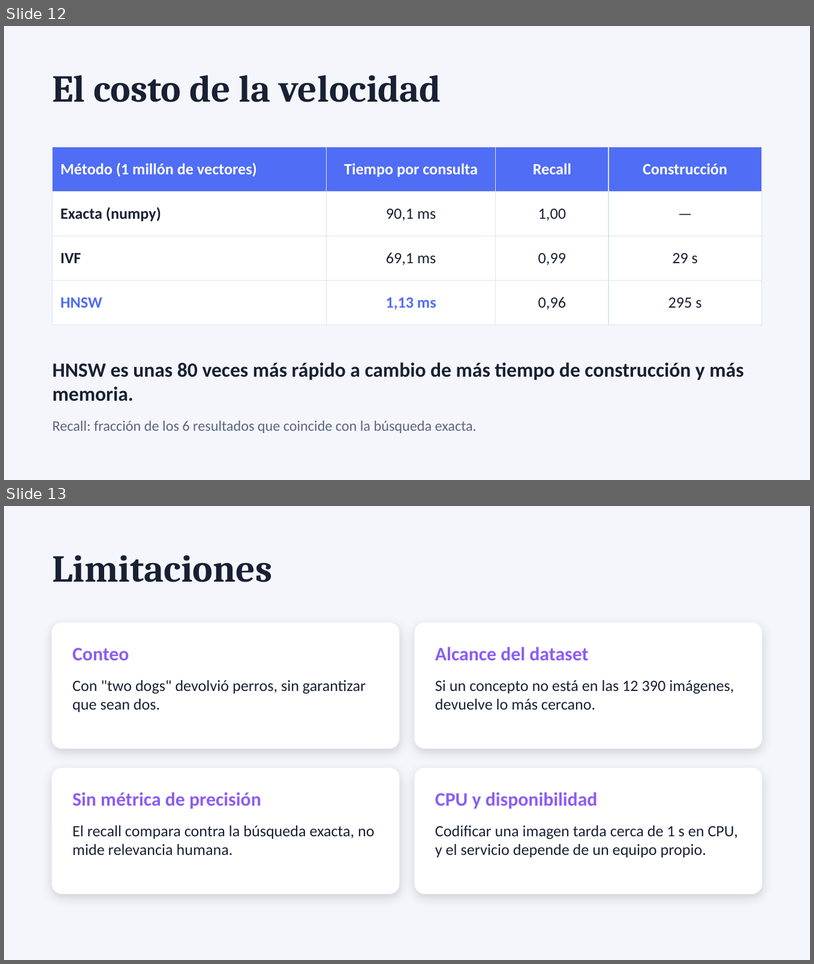
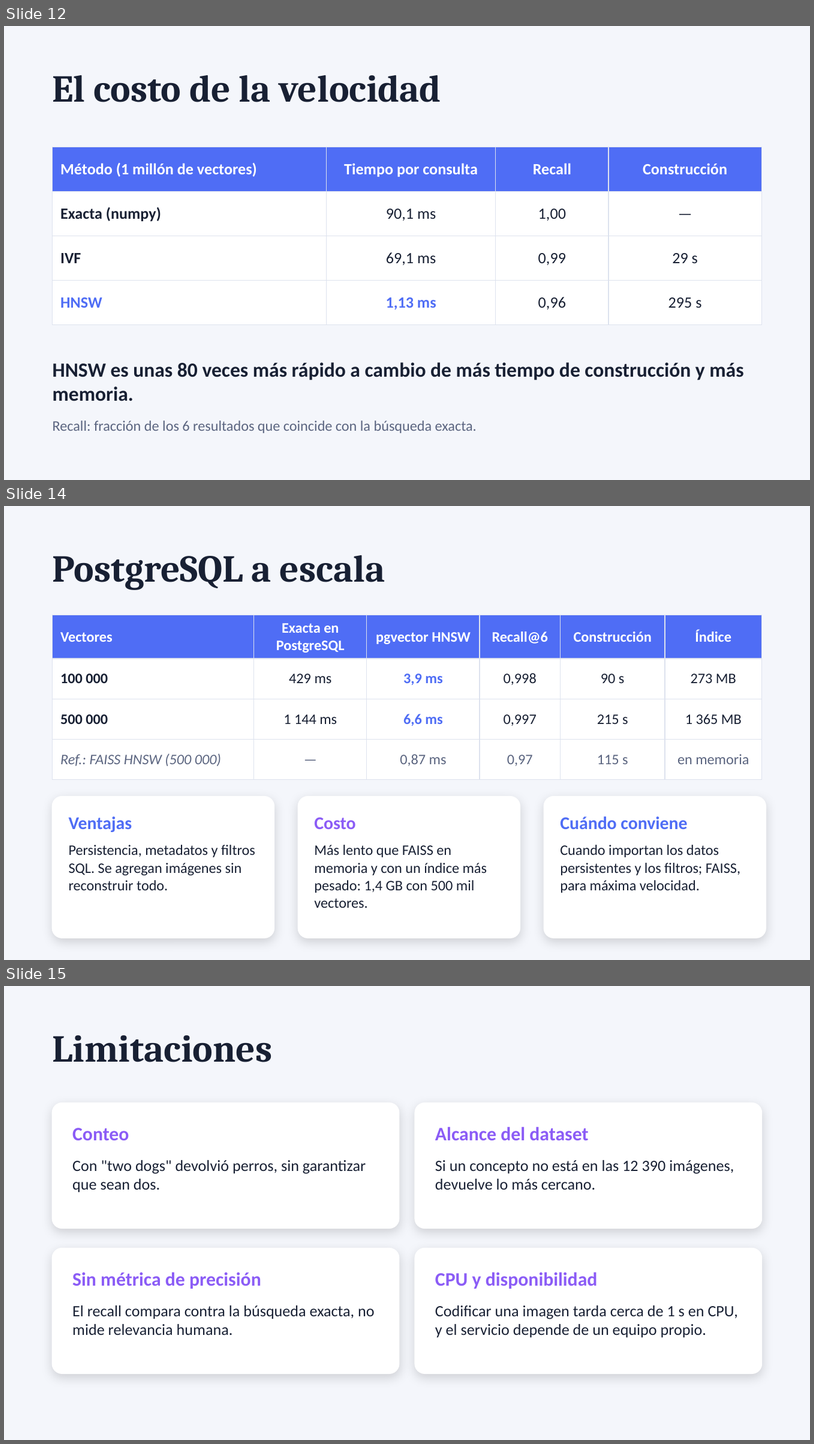
Before and after one commit to josemaames/PRESENTACI-N-FINAL---B-SQUEDA-MULTIMODAL-DE-IM-GENES, a slide deck: presentacion.pptx. Shown one above the other, each under a label of ours: slides 12 and 13 before the commit, slides 12, 14 and 15 after it; the slides between them are not shown. The pictures are 814x964 and 814x1444 pixels, drawn with LibreOffice and Linux fonts; fonts in the diff are those of the drawing. Boxes give left, top, right and bottom in pixels: in the first picture for what was removed or moved away, otherwise in the second. Text is boxed around its words. In the diff, an @@ line names an element or a change of style, - is before the commit and + after.

```diff
--- a/presentacion.pptx
+++ b/presentacion.pptx
@@ slide 14 added at [4, 506, 810, 960], background #F4F6FB @@
@@ text added at [53, 555, 385, 590], 34 pt, text #182033, bold @@
+PostgreSQL a escala
@@ table added at [53, 615, 762, 768], 4 rows, 6 columns @@
+Vectores | Exacta en PostgreSQL | pgvector HNSW | Recall@6 | Construcción | Índice
+100 000 | 429 ms | 3,9 ms | 0,998 | 90 s | 273 MB
+500 000 | 1 144 ms | 6,6 ms | 0,997 | 215 s | 1 365 MB
+Ref.: FAISS HNSW (500 000) | — | 0,87 ms | 0,97 | 115 s | en memoria
@@ rounded rectangle added at [53, 796, 274, 937], fill #FFFFFF, outline #FFFFFF 1 pt @@
@@ rounded rectangle added at [299, 796, 520, 937], fill #FFFFFF, outline #FFFFFF 1 pt @@
@@ rounded rectangle added at [544, 796, 766, 937], fill #FFFFFF, outline #FFFFFF 1 pt @@
@@ text added at [69, 816, 132, 832], 16 pt, text #4F6DF5, bold @@
+Ventajas
@@ text added at [314, 817, 356, 829], 16 pt, text #8B5CF6, bold @@
+Costo
@@ text added at [560, 816, 687, 829], 16 pt, text #4F6DF5, bold @@
+Cuándo conviene
@@ text added at [69, 844, 255, 890], 13 pt, text #182033 @@
+Persistencia, metadatos y filtros SQL. Se agregan imágenes sin reconstruir todo.
@@ text added at [314, 844, 487, 907], 13 pt, text #182033 @@
+Más lento que FAISS en memoria y con un índice más pesado: 1,4 GB con 500 mil vectores.
@@ text added at [560, 844, 741, 892], 13 pt, text #182033 @@
+Cuando importan los datos persistentes y los filtros; FAISS, para máxima velocidad.
@@ what was slide 13 is now slide 15 @@
```
Also in this commit, not shown: 1 slide changed, 1 other slide added, 7 other files.
